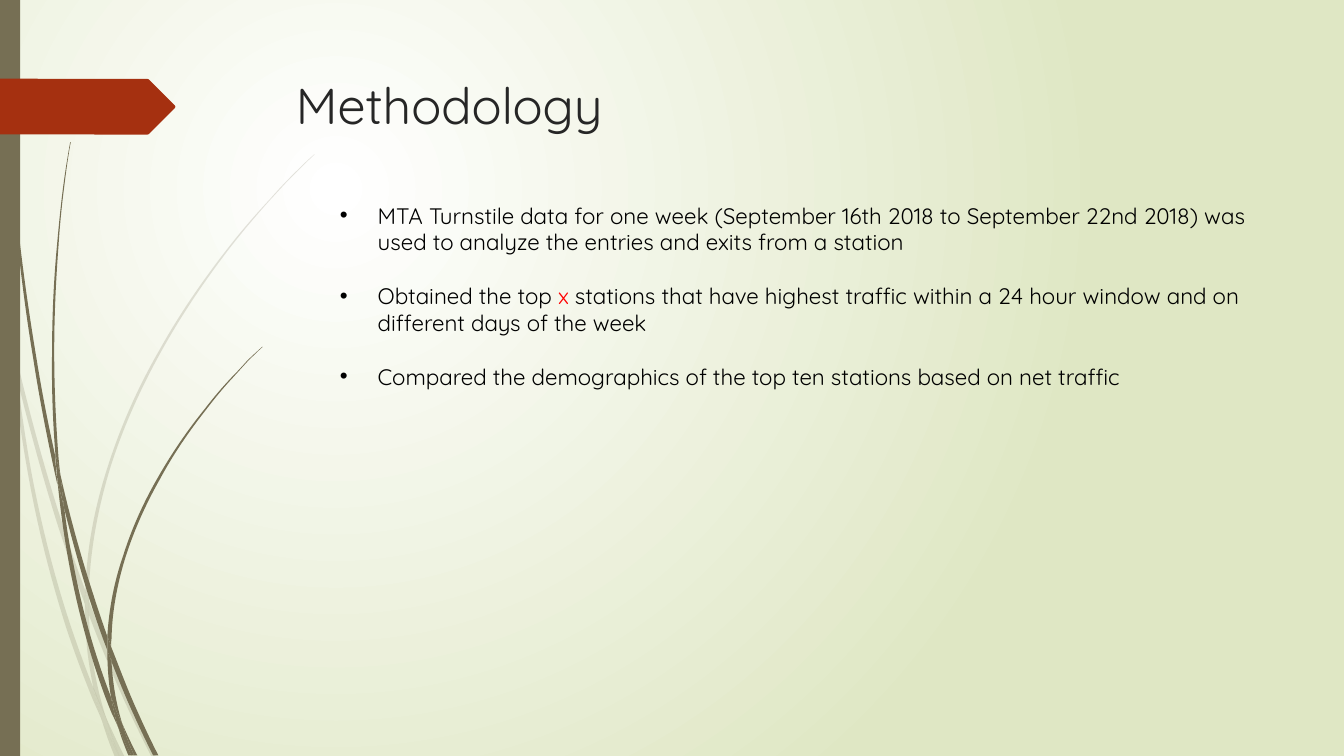
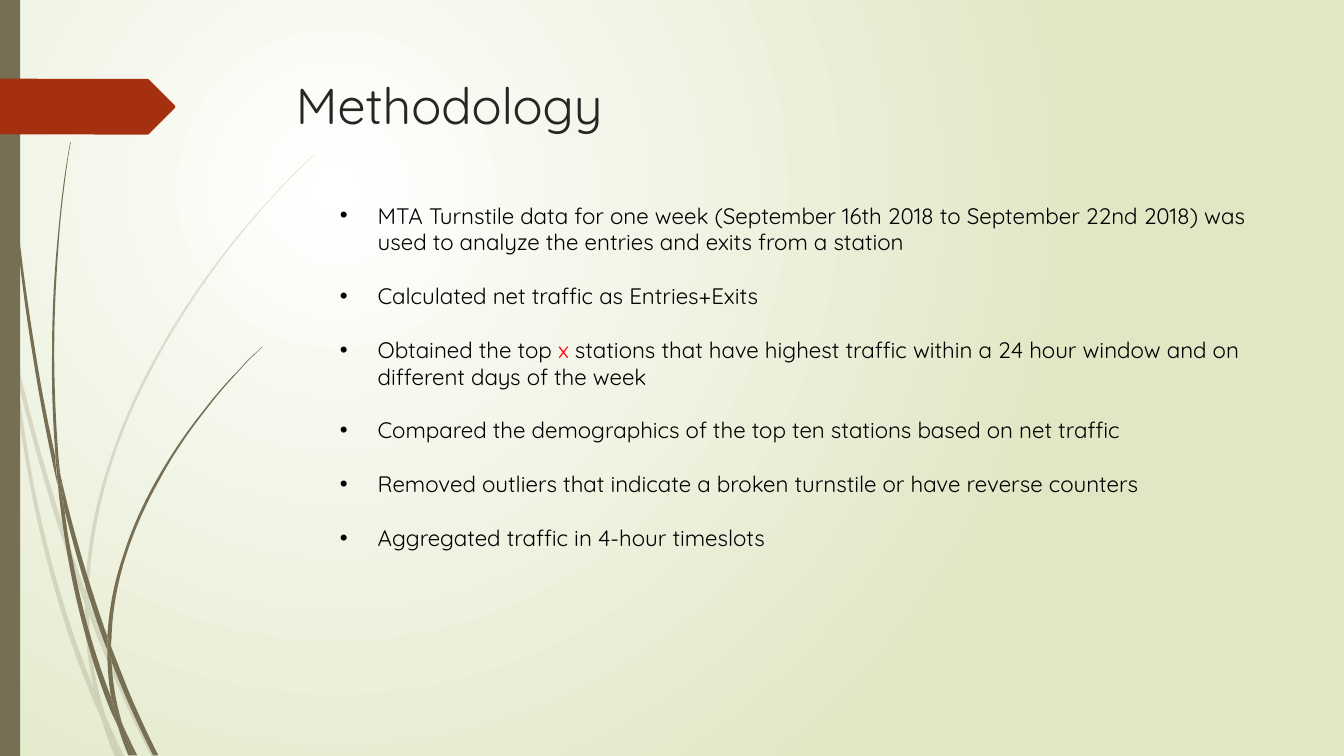
Before and after one commit to dynogravelso/benson_group_2, a slide deck: slide 3 of ProjectBenson.pptx. Drawn at 1344x756 pixels with LibreOffice and Linux fonts; fonts in the diff are those of the drawing. Boxes give left, top, right and bottom in pixels: in the first picture for what was removed or moved away, otherwise in the second. Text is boxed around its words. In the diff, an @@ line names an element or a change of style, - is before the commit and + after.

```diff
--- a/ProjectBenson.pptx
+++ b/ProjectBenson.pptx
@@ text at (x1=378, y1=287, x2=758, y2=305): paragraph added @@
+    • Calculated net traffic as Entries+Exits
@@ text at (x1=378, y1=475, x2=1138, y2=551): paragraphs added @@
+    • Removed outliers that indicate a broken turnstile or have reverse counters
+    • Aggregated traffic in 4-hour timeslots
```
